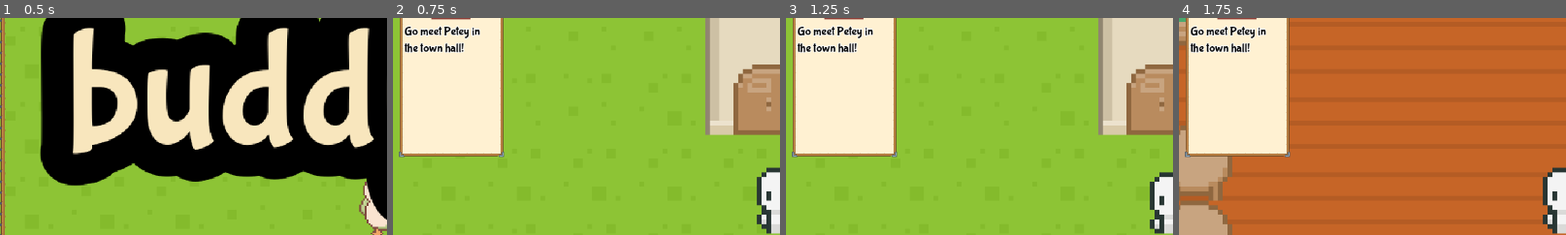
Above: before the commit, frames 1-4 (left to right).
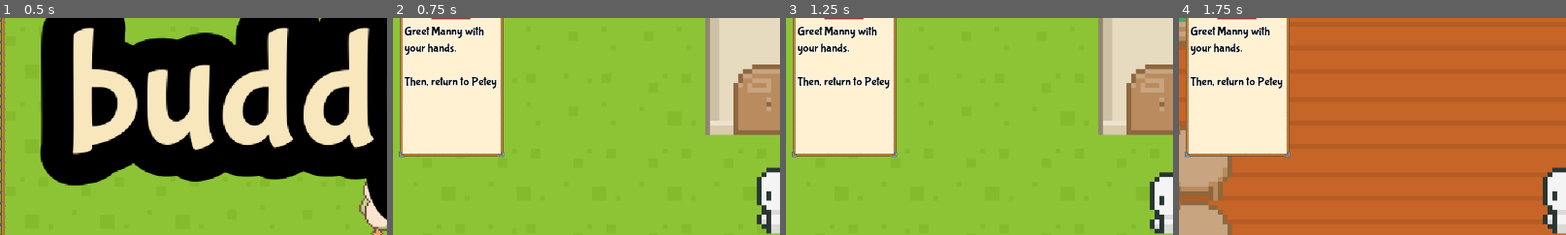
Above: after the commit, the same moments.

Repository: LKenny26/Buddyville
Game: Godot game, scene res://scenes/start.tscn
The game is run twice, just before and just after one commit, with the same random seed, the same clock (stepped at 60 frames per second) and the same inputs.
Inputs (mouse positions are % of the whole screen's width and height, from its top left):
- Up to frame 1 (0.5 s): no input
- Up to frame 2 (0.75 s): click "Play!" at 0.5 s
- Up to frame 3 (1.25 s): no input
- Up to frame 4 (1.75 s): drag from (50, 26) to (65, 39) at 1.27 s
The pictures show only the part of the screen within x 0-50%, y 8-58%; the shares and areas given below are measured in that part.

Frame 1 is identical in both runs. In frame 2, 1.8% of the frame differs, in the area x 2-27%, y 3-33%; in frame 3, 1.8%; in frame 4, 1.8%.

Commit message:
manny fix

Diff:
--- a/buddyville/scenes/game_state.gd
+++ b/buddyville/scenes/game_state.gd
@@ -29,7 +29,7 @@
 }
 
 # keeps track of which quest player is on
-var game_state = PRE
+var game_state = BEAT
 # player inventory
 var inventory = []
 # player position when swapping scenes
--- a/buddyville/scenes/main.gd
+++ b/buddyville/scenes/main.gd
@@ -50,7 +50,7 @@
 
 
 func _on_dirt_body_entered(body: Node2D) -> void:
-	if body == $player && GameState.grave_state == GameState.NOT_DUG:
+	if body == $player && GameState.game_state == GameState.BURY:
 		$dirt/Tooltip.visible = true
 		player_close = true
 
--- a/buddyville/scenes/villagers.gd
+++ b/buddyville/scenes/villagers.gd
@@ -117,7 +117,8 @@
 		# kill monkey
 		elif state == 7:
 			dialogue.say("What's up!  \n ... \n What are you...")
-			$DeathTimer.start(2)
+			if $DeathTimer.is_stopped():
+				$DeathTimer.start(2)
 		# any other interaction w/ monkey
 		else:
 			curr_state = TALKING
@@ -210,7 +211,8 @@
 		elif state == 5:
 			dialogue.say("An apple? For me? Thank you so much!")
 			dialogue.set_title("Rosie")
-			$DeathTimer.start(2)
+			if $DeathTimer.is_stopped():
+				$DeathTimer.start(2)
 		else:
 			dialogue.say(choose(lines))
 	curr_state = choose([IDLE, CHOOSE_DIR, MOVING])
